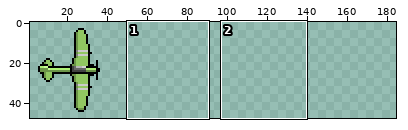
Two states of a sprite sheet, assets/a2.png. The picture above shows the old version from afar; the outline marks the close-up.
Close-up. As it was:
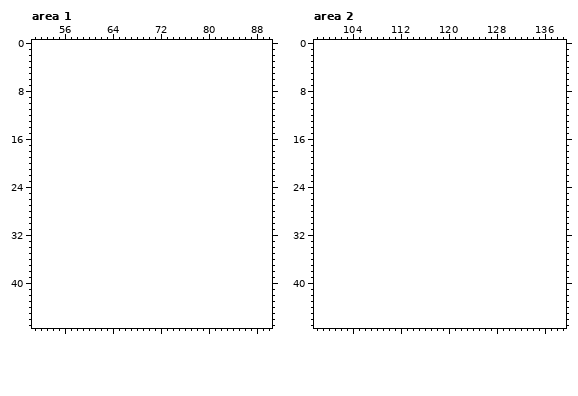
The file is 48x48 pixels. Shown: area 1: x 51..90, y 0..47; area 2: x 98..139, y 0..47. The old version is drawn lined up with the new one, on the new canvas. The wide view leaves out empty margins. The commit also changed other parts of the picture, which this record leaves out.
Palette (. is transparent): 
New version:
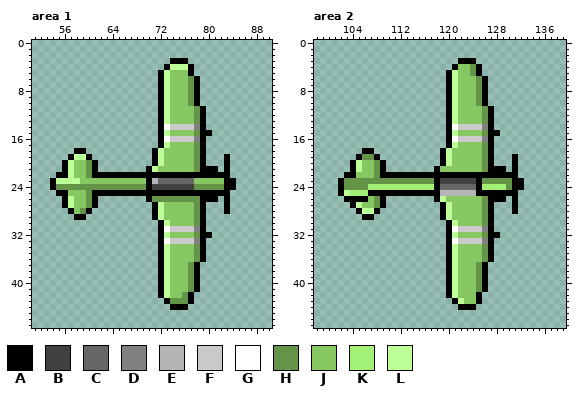
Colours new in this view: A #000000  B #414141  C #666666  D #818181  E #b5b5b5  F #cacaca  G #ffffff  H #649448  J #86c761  K #a2f075  L #bdff96
Edits made:
canvas 48x48 -> 192x48
Area 1:
y 3: x 74..76 ... -> AAA
y 4: x 73..77 ..... -> ALLLA
y 5: x 72..77 ...... -> ALJJJA
y 6..10: x 72..78 ....... -> ALJJJHA
y 11..13: x 72..79 ........ -> ALJJJJHA
y 14: x 72..79 ........ -> AGFFFFDA
y 15: x 72..80 ......... -> ALJJJJHAA
y 16: x 72..79 ........ -> AGFFFFDA
y 17: x 72..79 ........ -> ALJJJJHA
y 18: x 58..59 .. -> AA; x 71..79 ......... -> ALJJJJJHA
y 19: x 57..60 .... -> ALLA; x 71..79 ......... -> ALJJJJJHA; x 83 . -> A
y 20: x 56..61 ...... -> ALJJHA; x 71..79 ......... -> ALJJJJJHA; x 83 . -> A
y 21: x 56..61 ...... -> ALJJHA; x 70..81 ............ -> ALJJJJJJHAAA; x 83 . -> A
y 22: x 55..83 ............................. -> AALJJHAAAAAAAAAAAAAAAAAAAAAAA
y 23: x 54..84 ............................... -> ALLLLJJJJJJJJJJJAECCCCCCJJJJJAA
y 24: x 54..84 ............................... -> AHHHHHHHHHHHHHHHABBBBBBBHHHHHAA
y 25: x 55..83 ............................. -> AAJJJHAAAAAAAAAAAAAAAAAAAAAAA
y 26: x 56..61 ...... -> ALJJHA; x 70..81 ............ -> AHHHHHHHHAAA; x 83 . -> A
y 27: x 56..61 ...... -> ALJJHA; x 71..79 ......... -> ALJJJJJHA; x 83 . -> A
y 28: x 57..60 .... -> AJHA; x 71..79 ......... -> ALJJJJJHA; x 83 . -> A
y 29: x 58..59 .. -> AA; x 71..79 ......... -> ALJJJJJHA
y 30: x 72..79 ........ -> ALJJJJHA
y 31: x 72..79 ........ -> AGFFFFDA
y 32: x 72..80 ......... -> ALJJJJHAA
y 33: x 72..79 ........ -> AGFFFFDA
y 34..36: x 72..79 ........ -> ALJJJJHA
y 37..41: x 72..78 ....... -> ALJJJHA
y 42: x 72..77 ...... -> ALJJHA
y 43: x 73..77 ..... -> AHHHA
y 44: x 74..76 ... -> AAA
Area 2:
y 3: x 122..124 ... -> AAA
y 4: x 121..125 ..... -> AJJHA
y 5: x 120..125 ...... -> ALJJHA
y 6..10: x 120..126 ....... -> ALJJJHA
y 11..13: x 120..127 ........ -> ALJJJJHA
y 14: x 120..127 ........ -> AGFFFFDA
y 15: x 120..128 ......... -> ALJJJJHAA
y 16: x 120..127 ........ -> AGFFFFDA
y 17: x 120..127 ........ -> ALJJJJHA
y 18: x 106..107 .. -> AA; x 119..127 ......... -> ALJJJJJHA
y 19: x 105..108 .... -> AHHA; x 119..127 ......... -> ALJJJJJHA; x 131 . -> A
y 20: x 104..109 ...... -> ALJJHA; x 119..127 ......... -> ALJJJJJHA; x 131 . -> A
y 21: x 104..109 ...... -> ALJJHA; x 118..129 ............ -> AJJJJJJJHAAA; x 131 . -> A
y 22: x 103..131 ............................. -> AAJJJHAAAAAAAAAAAAAAAAAAAAAAA
y 23: x 102..132 ............................... -> AHHHHHHHHHHHHHHHABBBBBBAHHHHHAA
y 24: x 102..132 ............................... -> AHHHHKKKKKKKKKKKACCCCCCAKKKKHAA
y 25: x 102..131 .............................. -> ALKKKAAAAAAAAAAAAEEEEEEAAAAAAA
y 26: x 103..109 ....... -> AAAAJHA; x 118..129 ............ -> ALJJJJJJHAAA; x 131 . -> A
y 27: x 104..109 ...... -> ALJJHA; x 119..127 ......... -> ALJJJJJHA; x 131 . -> A
y 28: x 105..108 .... -> ALLA; x 119..127 ......... -> ALJJJJJHA; x 131 . -> A
y 29: x 106..107 .. -> AA; x 119..127 ......... -> ALJJJJJHA
y 30: x 120..127 ........ -> ALJJJJHA
y 31: x 120..127 ........ -> AGFFFFDA
y 32: x 120..128 ......... -> ALJJJJHAA
y 33: x 120..127 ........ -> AGFFFFDA
y 34..36: x 120..127 ........ -> ALJJJJHA
y 37..41: x 120..126 ....... -> ALJJJHA
y 42: x 120..125 ...... -> ALJJJA
y 43: x 121..125 ..... -> ALJJA
y 44: x 122..124 ... -> AAA
Where, in picture pixels (left, top, right, bottom), the same in both close-ups:
added: (50, 58, 236, 310)
added: (338, 58, 524, 310)
